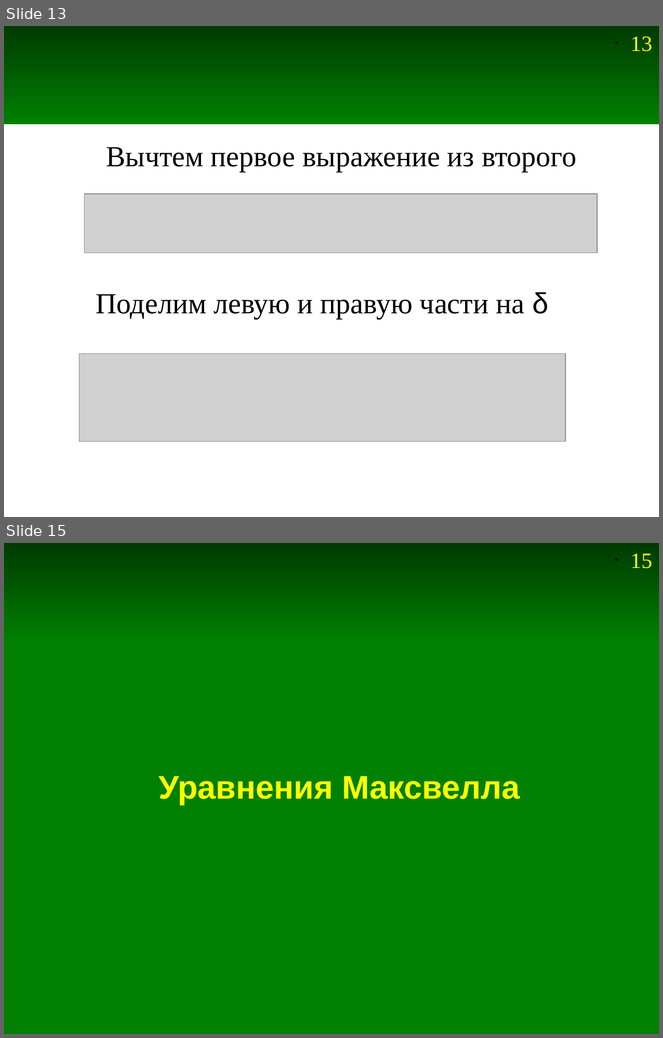
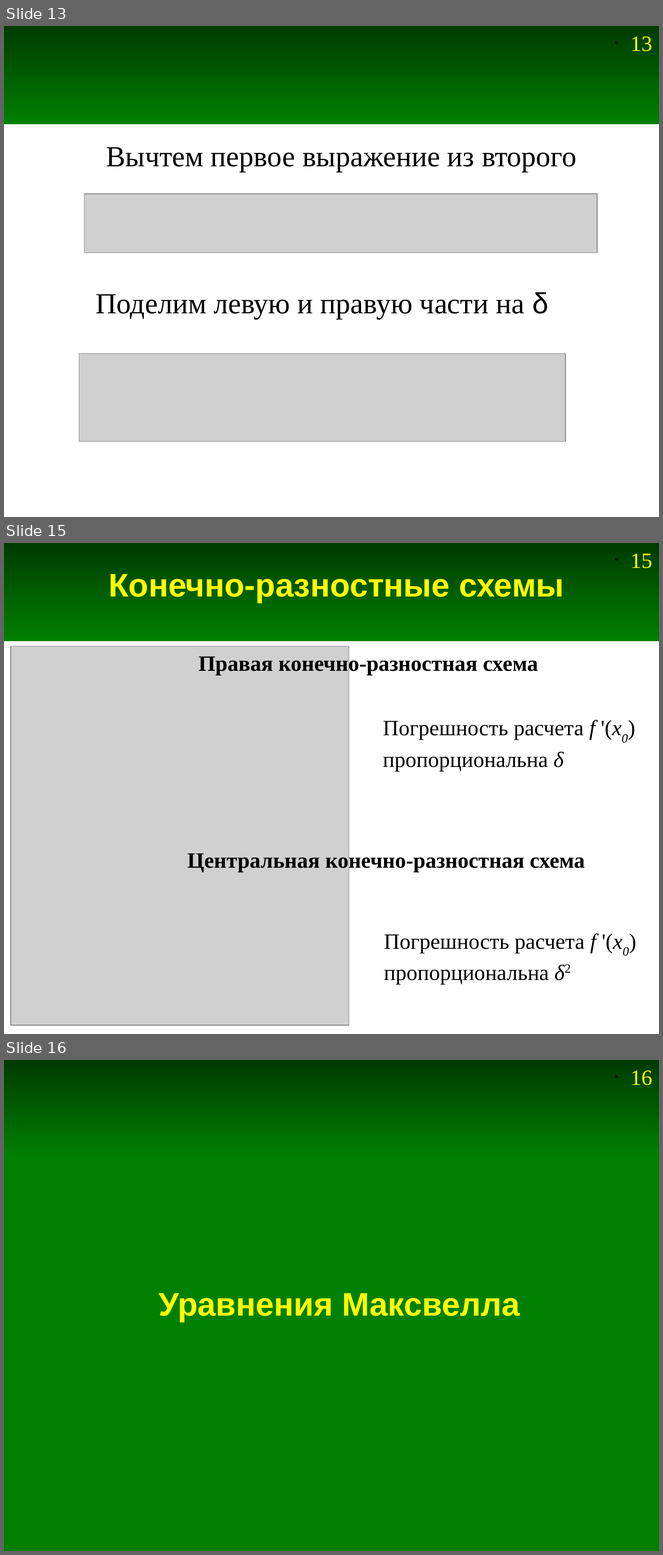
Before and after one commit to andris0147sv/modelling, a slide deck: presentations/2. FDTD.odp. Shown one above the other, each under a label of ours: slides 13 and 15 before the commit, slides 13, 15 and 16 after it; the slides between them are not shown. The pictures are 663x1038 and 663x1555 pixels, drawn with LibreOffice and Linux fonts; fonts in the diff are those of the drawing; grey boxes stand for pictures. Boxes give left, top, right and bottom in pixels: in the first picture for what was removed or moved away, otherwise in the second. Text is boxed around its words. In the diff, an @@ line names an element or a change of style, - is before the commit and + after.

```diff
--- a/presentations/2. FDTD.odp
+++ b/presentations/2. FDTD.odp
@@ slide 15 added at [4, 543, 659, 1034], background #FFFFFF; not listed: 2 template elements that a slide beside it also shows @@
@@ title added at [109, 574, 564, 603], 36 pt, text #FFFF00, bold @@
+Конечно-разностные схемы
@@ picture added at [11, 646, 349, 1026] @@
@@ text added at [198, 654, 538, 676], 24 pt, text #000000, bold @@
+Правая конечно-разностная схема
@@ text added at [383, 720, 596, 772], 24 pt, text #000000 @@
+Погрешность расчета f '(x0)
+пропорциональна δ
@@ text added at [188, 851, 585, 873], 24 pt, text #000000, bold @@
+Центральная конечно-разностная схема
@@ text added at [384, 934, 597, 985], 24 pt, text #000000 @@
+Погрешность расчета f '(x0)
+пропорциональна δ2
@@ what was slide 15 is now slide 16 @@
@@ page number at [631, 1070, 652, 1085]: text changed @@
-• 15
+• 16
```
Also in this commit, not shown: 12 slides changed, 3 other slides added, 2 other files.
